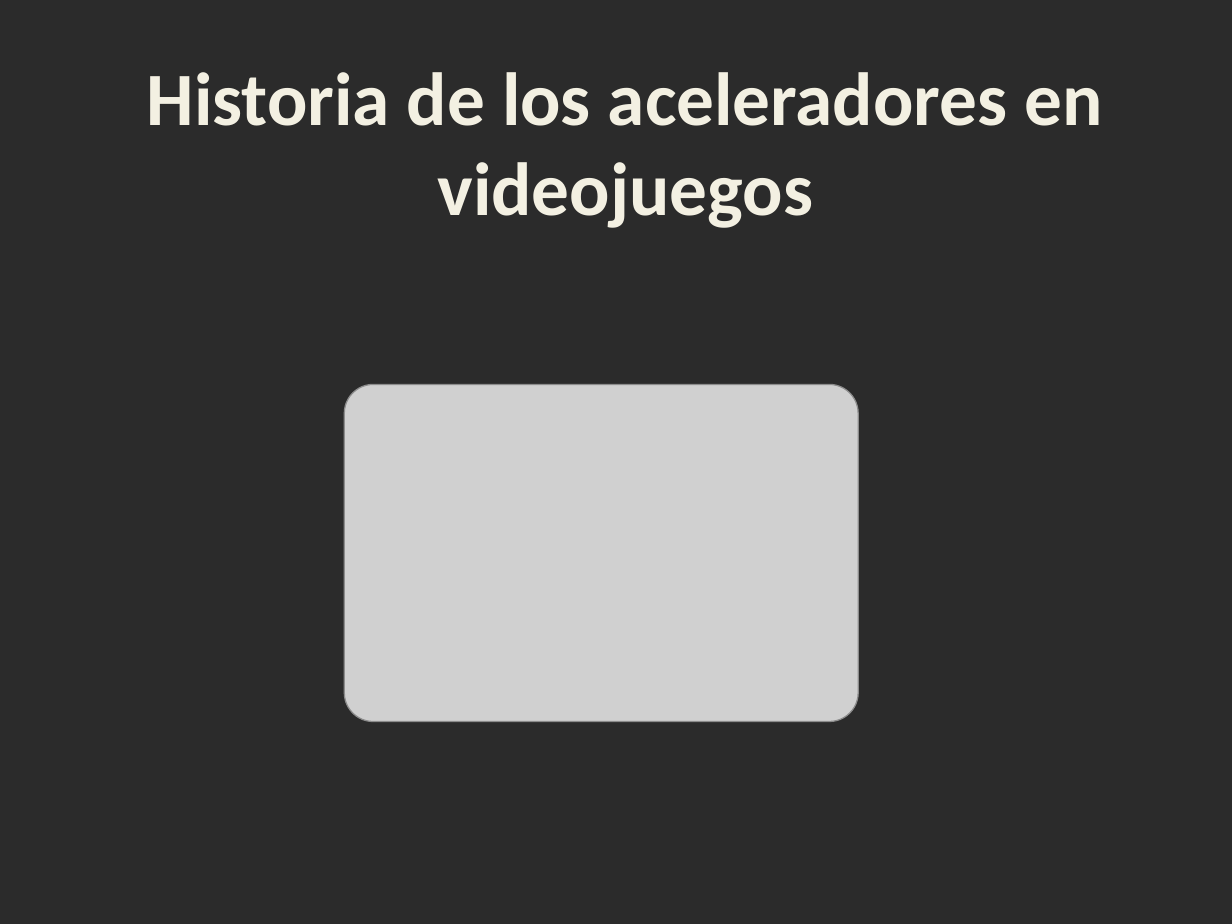
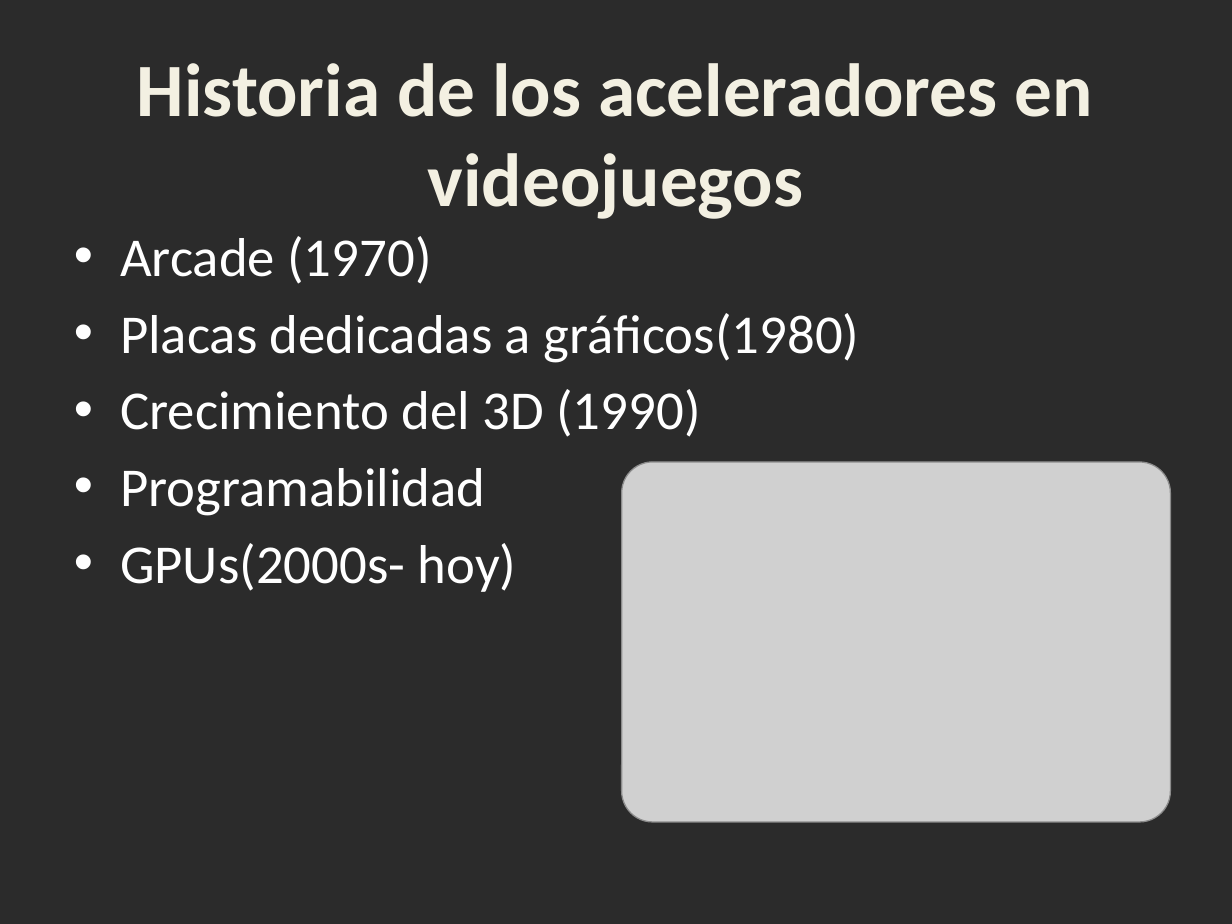
Before and after one commit to manherna/GPUS, a slide deck: slide 2 of Presen.pptx (slide 3 before the commit). Drawn at 1232x924 pixels with LibreOffice and Linux fonts; fonts in the diff are those of the drawing; grey boxes stand for pictures; background and template pictures are left out; a plain dark background stands for a picture behind light text. Boxes give left, top, right and bottom in pixels: in the first picture for what was removed or moved away, otherwise in the second. Text is boxed around its words. In the diff, an @@ line names an element or a change of style, - is before the commit and + after.

```diff
--- a/Presen.pptx
+++ b/Presen.pptx
@@ text "Historia de los aceleradores en ...": place and size @@
-text "Historia de los aceleradores en ..." at bbox=[147, 72, 1103, 228]
+text "Historia de los aceleradores en ..." at bbox=[137, 63, 1093, 219]
@@ text added at bbox=[120, 236, 859, 592], 32 pt, text #FFFFFF @@
+• Arcade (1970)
+• Placas dedicadas a gráficos(1980)
+• Crecimiento del 3D (1990)
+• Programabilidad
+• GPUs(2000s- hoy)
@@ picture: place and size @@
-picture at bbox=[345, 384, 859, 722]
+picture at bbox=[622, 462, 1170, 822]
```
Also in this commit, not shown: 3 slides added, 2 slides removed, 4 other files.
